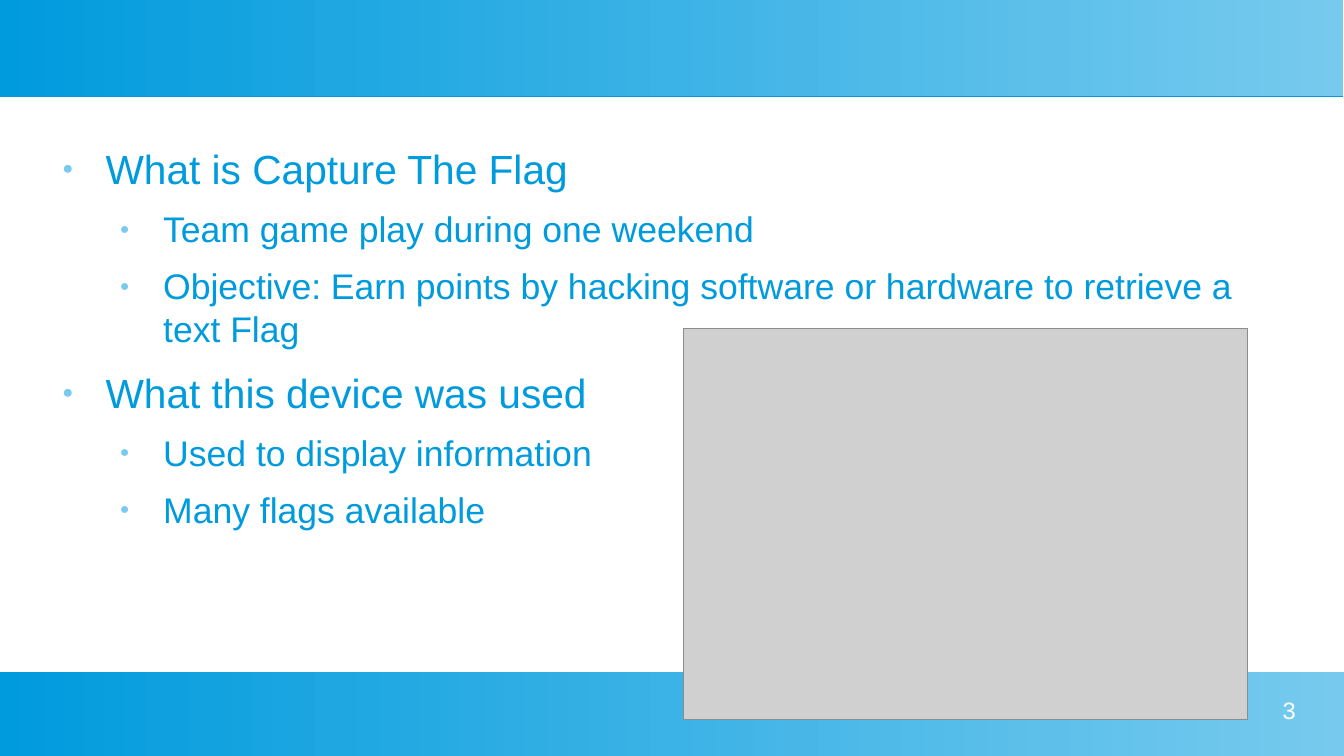
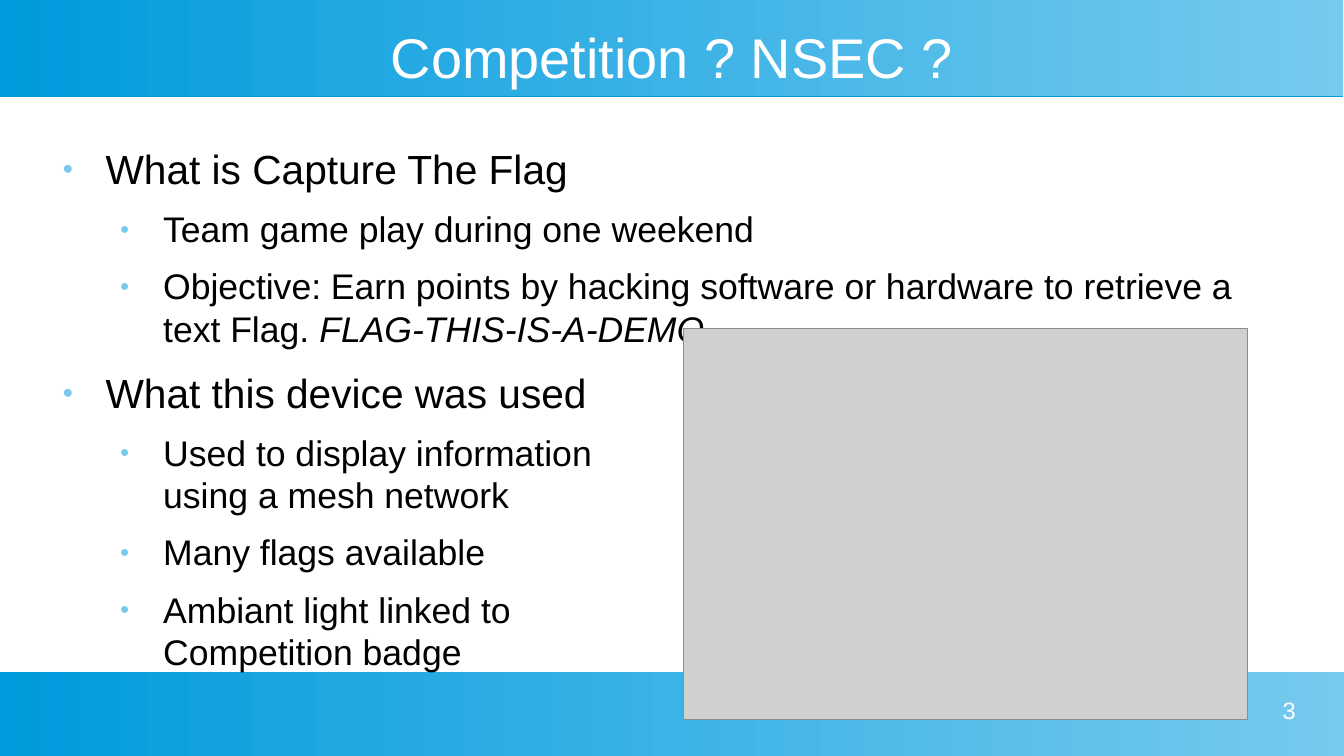
Before and after one commit to jingl3s/nsec-badge-display-other, a slide deck: slide 3 of medias/presentation.odp. Drawn at 1344x756 pixels with LibreOffice and Linux fonts; fonts in the diff are those of the drawing; grey boxes stand for pictures. Boxes give left, top, right and bottom in pixels: in the first picture for what was removed or moved away, otherwise in the second. Text is boxed around its words. In the diff, an @@ line names an element or a change of style, - is before the commit and + after.

```diff
--- a/medias/presentation.odp
+++ b/medias/presentation.odp
@@ title added at (391,37,906,88), 33 pt, text #FFFFFF @@
+Competition ? NSEC ?
@@ text at (106,154,754,573): text colour #009BDD to #000000 in "What is Capture The Flag", "Team game play during one weekend", "What this device was used", "Many flags available" @@
@@ text at (163,273,1232,349): text changed; text colour #009BDD to #000000 @@
-  ● Objective: Earn points by hacking software or hardware to retrieve a text Flag
+  ● Objective: Earn points by hacking software or hardware to retrieve a text Flag. FLAG-THIS-IS-A-DEMO
@@ text at (163,440,592,516): text changed; text colour #009BDD to #000000 @@
-  ● Used to display information
+  ● Used to display information
+    using a mesh network
@@ text at (163,597,511,630): paragraph added @@
+  ● Ambiant light linked to
+    Competition badge
```
Also in this commit, not shown: 3 other slides changed, 9 slides added, 4 other files.
